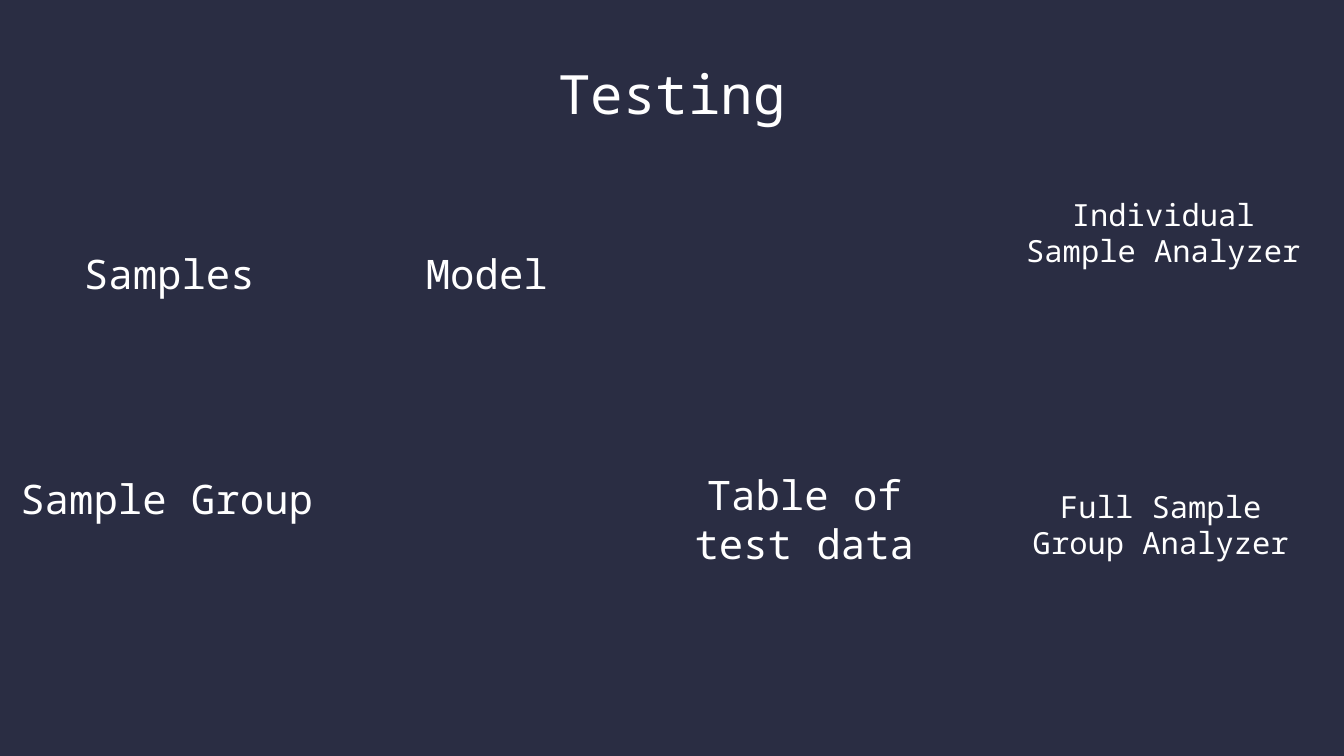
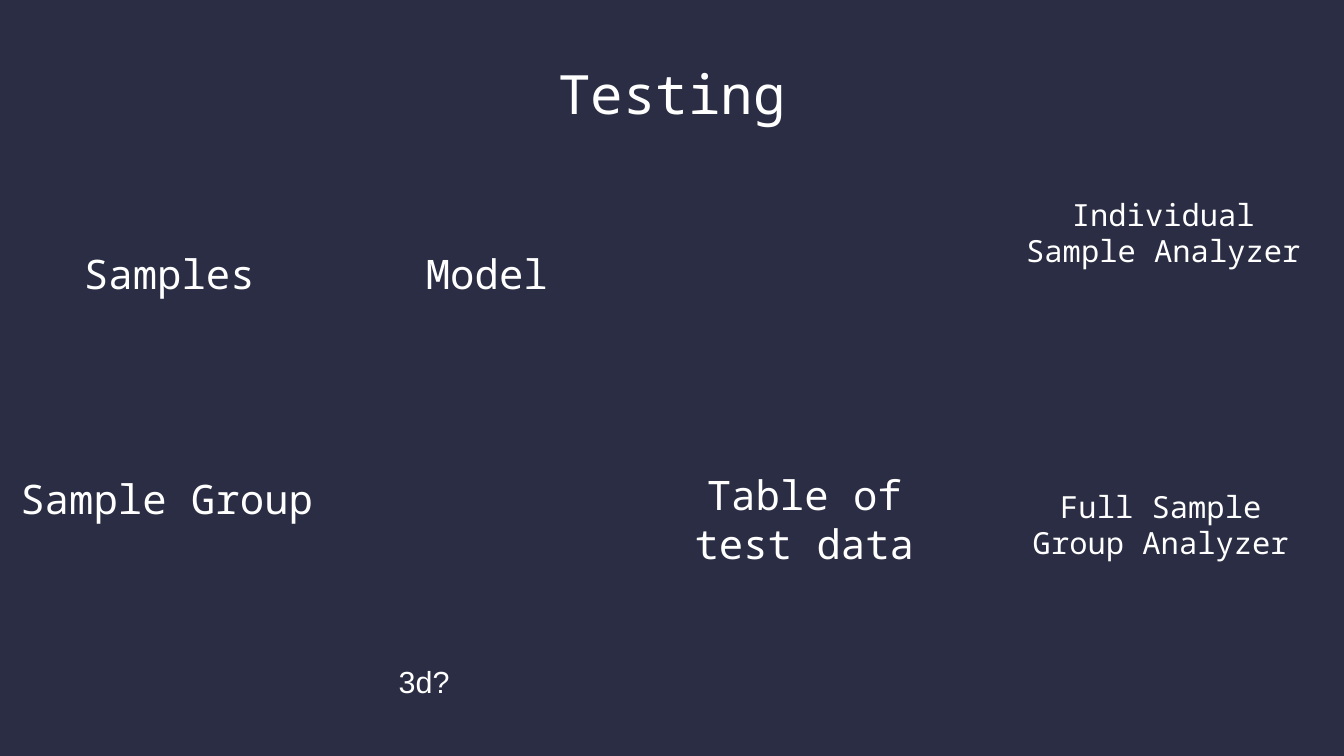
Before and after one commit to SamAllen06/lake_temp_work, a slide deck: slide 18 of documentation/lake_temperature.odp. Drawn at 1344x756 pixels with LibreOffice and Linux fonts; fonts in the diff are those of the drawing; background and template pictures are left out. Boxes give left, top, right and bottom in pixels: in the first picture for what was removed or moved away, otherwise in the second. Text is boxed around its words. In the diff, an @@ line names an element or a change of style, - is before the commit and + after.

```diff
--- a/documentation/lake_temperature.odp
+++ b/documentation/lake_temperature.odp
@@ text added at (x1=399, y1=671, x2=450, y2=694), 18 pt, text #FFFFFF @@
+3d?
```
Also in this commit, not shown: 14 other slides changed, 1 slide added, 1 slide removed, 4 other files.
